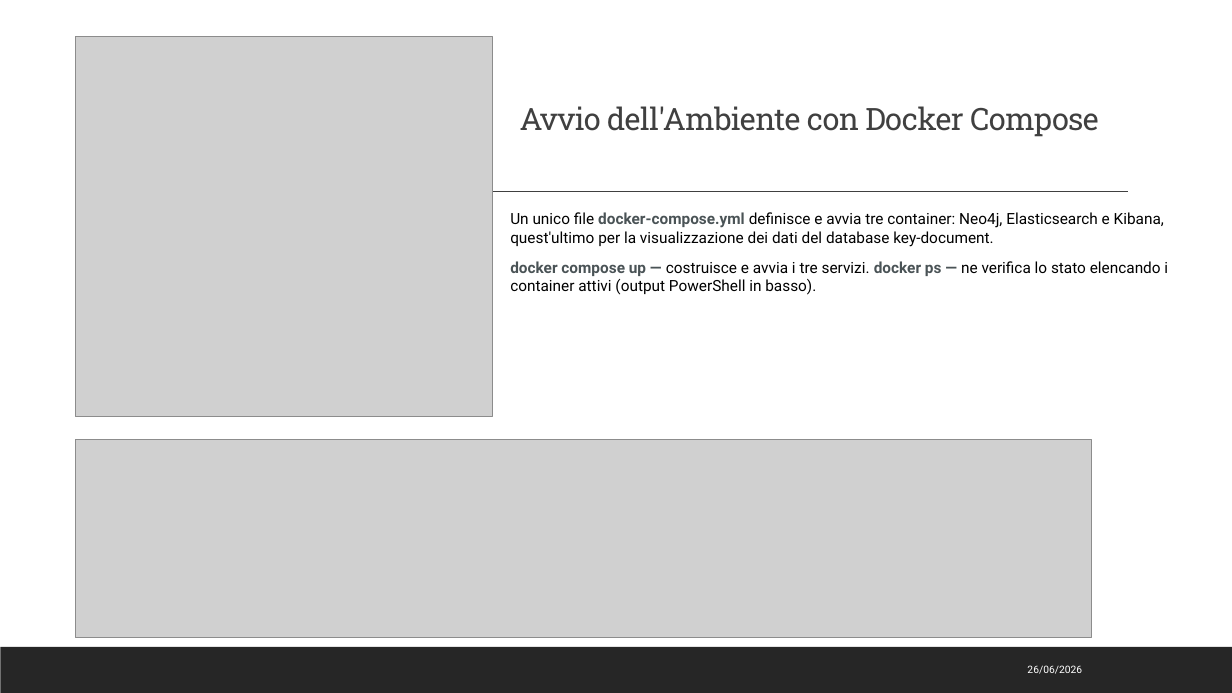
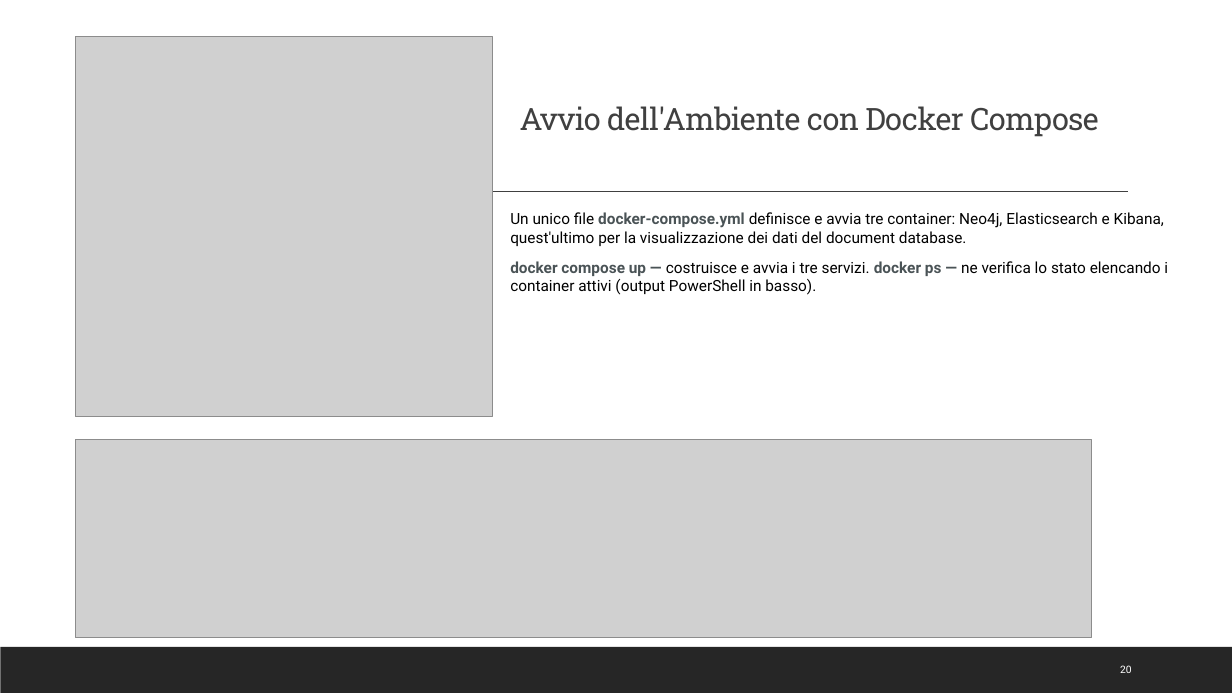
Before and after one commit to Giuseppe-De-Giorgi/unisalento-big-data-GDG-exam, a slide deck: slide 20 of Presentazione Progetto Database Multimodello.pptx. Drawn at 1232x693 pixels with LibreOffice and Linux fonts; fonts in the diff are those of the drawing; grey boxes stand for pictures. Boxes give left, top, right and bottom in pixels: in the first picture for what was removed or moved away, otherwise in the second. Text is boxed around its words. In the diff, an @@ line names an element or a change of style, - is before the commit and + after.

Commit message:
final refactor

```diff
--- a/Presentazione Progetto Database Multimodello.pptx
+++ b/Presentazione Progetto Database Multimodello.pptx
@@ text at (x1=510, y1=212, x2=1164, y2=246): text changed @@
-Un unico file docker-compose.yml definisce e avvia tre container: Neo4j, Elasticsearch e Kibana, quest'ultimo per la visualizzazione dei dati del database key-document.
+Un unico file docker-compose.yml definisce e avvia tre container: Neo4j, Elasticsearch e Kibana, quest'ultimo per la visualizzazione dei dati del document database.
@@ text removed at (x1=1027, y1=665, x2=1082, y2=674) @@
-26/06/2026
@@ page number added at (x1=1120, y1=665, x2=1132, y2=673), 8 pt, text #FFFFFF @@
+20
```
Also in this commit, not shown: 21 other slides changed.
